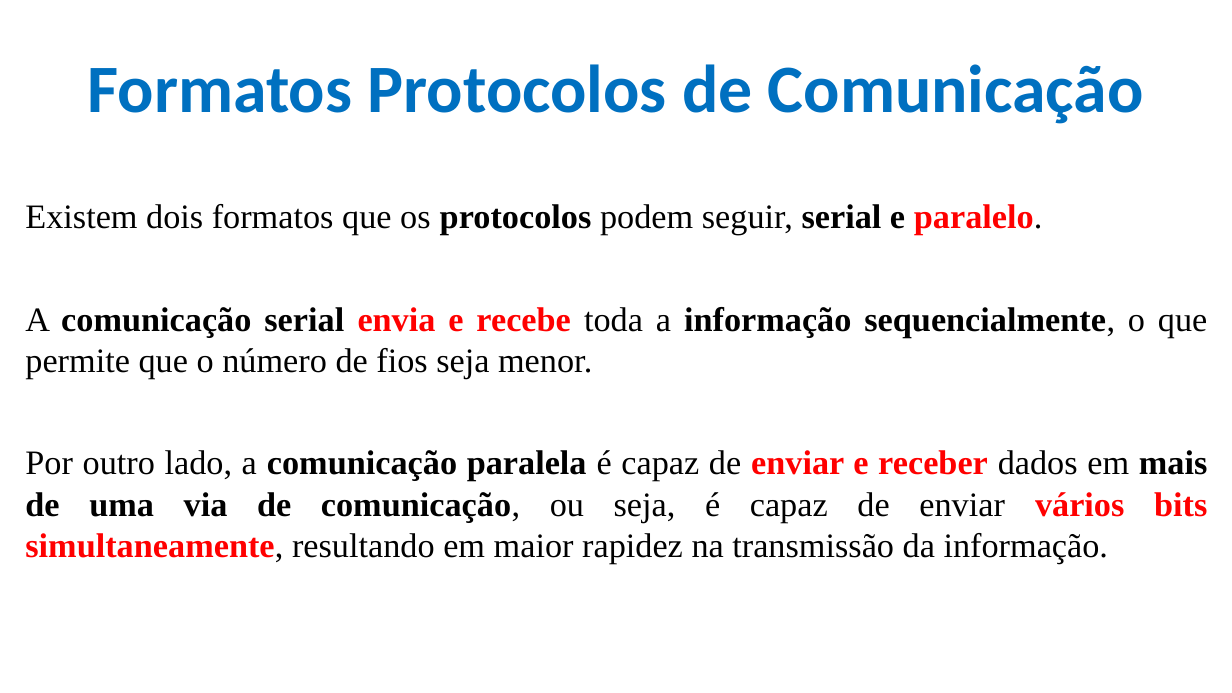
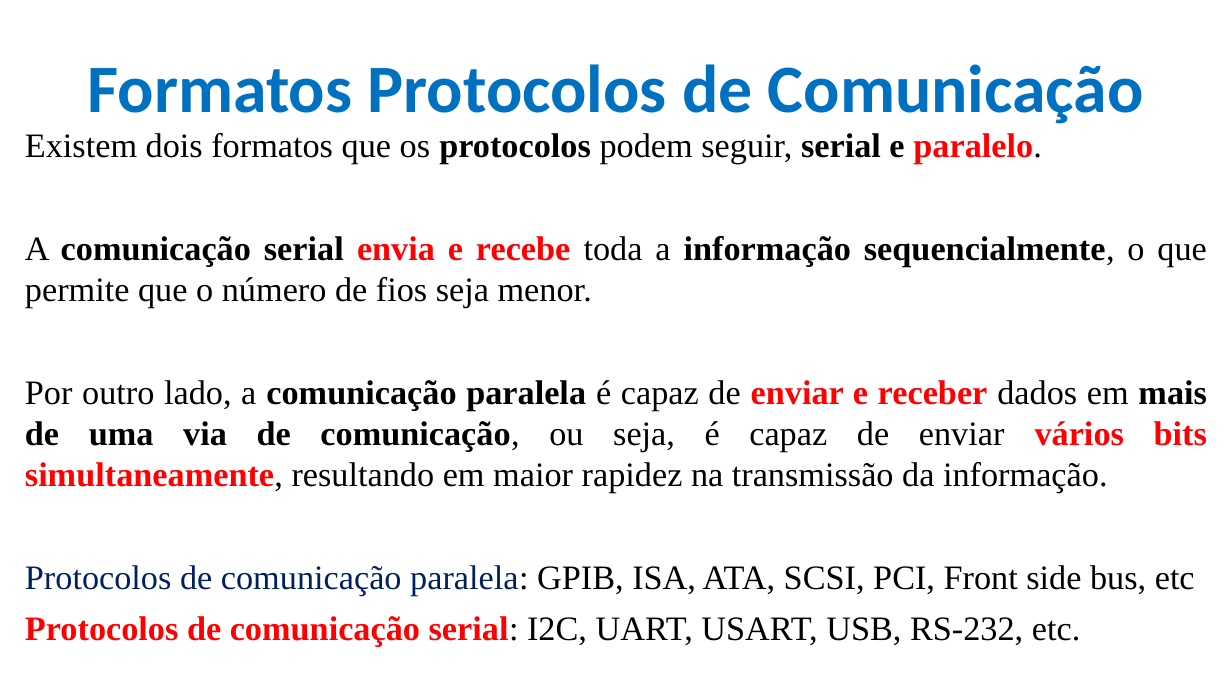
Before and after one commit to CloudEducationBrazil/WydenArea1ProgramacaoMicrocontroladores, a slide deck: slide 5 of 01 Classes/Aula 07 - Programação Microcontroladores - Periféricos Externos- Protocolos Sensores e Atuadores.pptx. Drawn at 1232x693 pixels with LibreOffice and Linux fonts; fonts in the diff are those of the drawing; background and template pictures are left out. Boxes give left, top, right and bottom in pixels: in the first picture for what was removed or moved away, otherwise in the second. Text is boxed around its words. In the diff, an @@ line names an element or a change of style, - is before the commit and + after.

```diff
--- a/01 Classes/Aula 07 - Programação Microcontroladores - Periféricos Externos- Protocolos Sensores e Atuadores.pptx
+++ b/01 Classes/Aula 07 - Programação Microcontroladores - Periféricos Externos- Protocolos Sensores e Atuadores.pptx
@@ text "Existem dois formatos que os ...": place and size @@
-text "Existem dois formatos que os ..." at [25,204,1207,564]
+text "Existem dois formatos que os ..." at [25,133,1207,647]
@@ text at [25,565,1195,647]: paragraphs added @@
+Protocolos de comunicação paralela: GPIB, ISA, ATA, SCSI, PCI, Front side bus, etc
+Protocolos de comunicação serial: I2C, UART, USART, USB, RS-232, etc.
```
Also in this commit, not shown: 4 other slides changed, 1 slide added, 14 other files.
